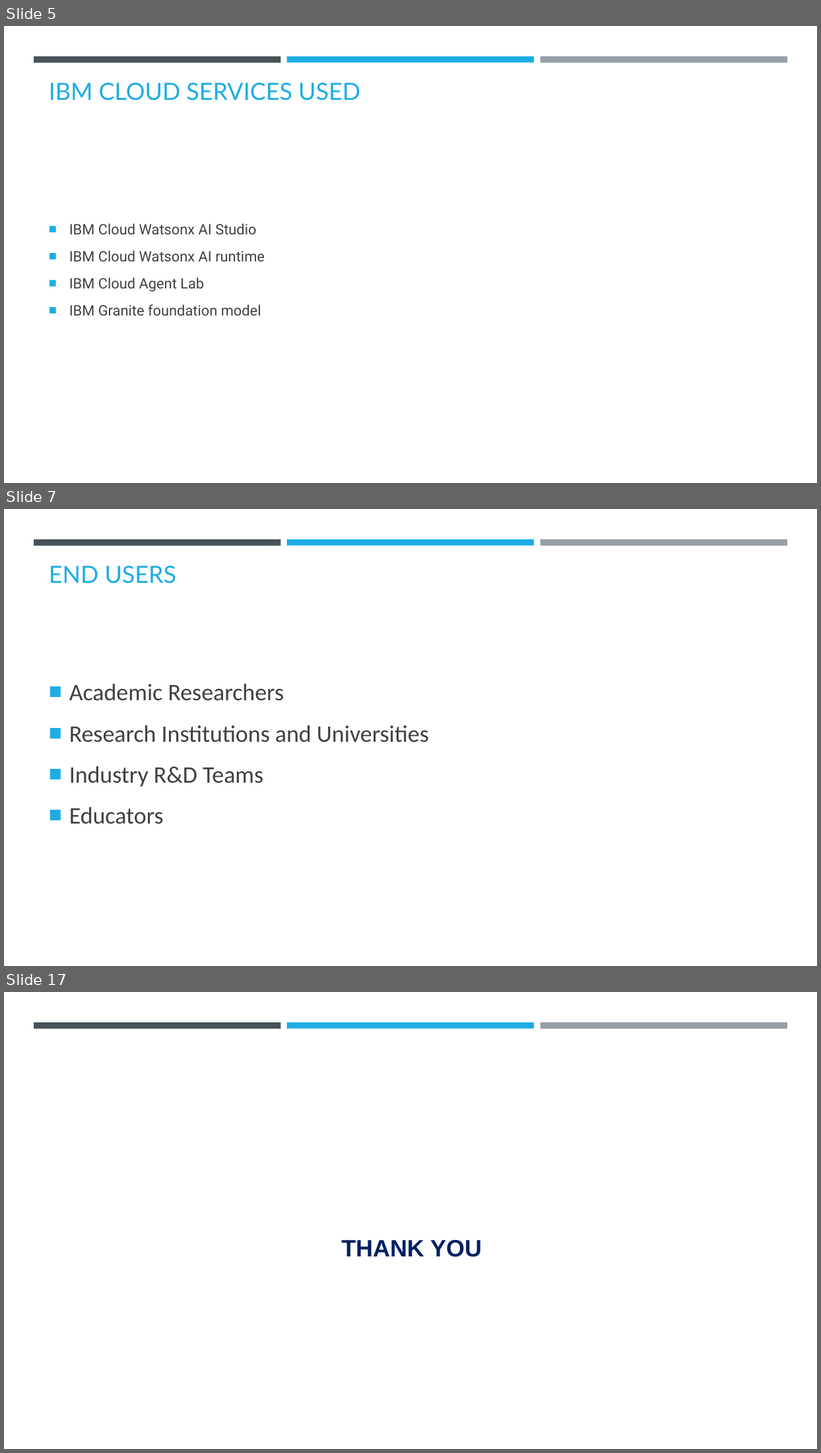
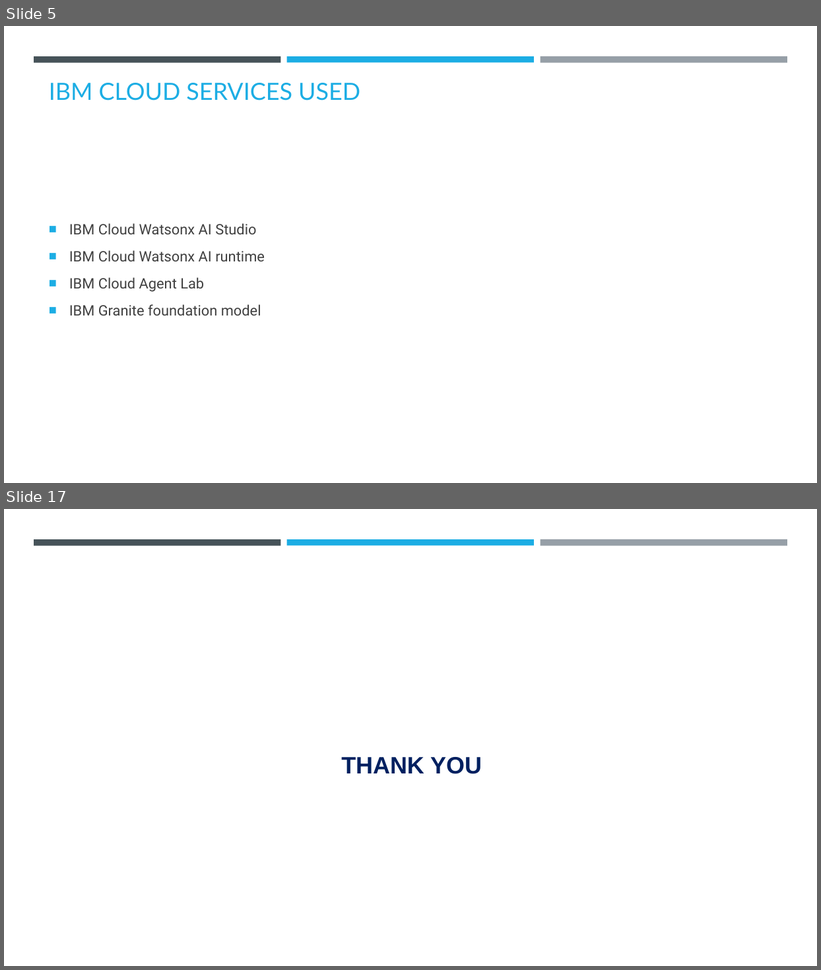
Before and after one commit to Shreyayadav111/ECO_AGENT, a slide deck: ECO_LIFESTYLE(SHREYA YADAV).pptx. Shown one above the other, each under a label of ours: slides 5, 7 and 17 before the commit, slides 5 and 17 after it; the slides between them are not shown. The pictures are 821x1453 and 821x970 pixels, drawn with LibreOffice and Linux fonts; fonts in the diff are those of the drawing; background and template pictures are left out. Boxes give left, top, right and bottom in pixels: in the first picture for what was removed or moved away, otherwise in the second. Text is boxed around its words. In the diff, an @@ line names an element or a change of style, - is before the commit and + after.

```diff
--- a/ECO_LIFESTYLE(SHREYA YADAV).pptx
+++ b/ECO_LIFESTYLE(SHREYA YADAV).pptx
@@ slide 7 removed at (4, 509, 817, 966), background #FFFFFF; not listed: 3 template elements that a slide beside it also shows @@
@@ title removed at (49, 566, 177, 584) @@
-END USERS
@@ text removed at (69, 684, 429, 824) @@
-■ Academic Researchers
-■ Research Institutions and Universities
-■ Industry R&D Teams
-■ Educators
```
Also in this commit, not shown: 9 slides changed, 5 slides added, 4 other slides removed, 1 other file.
